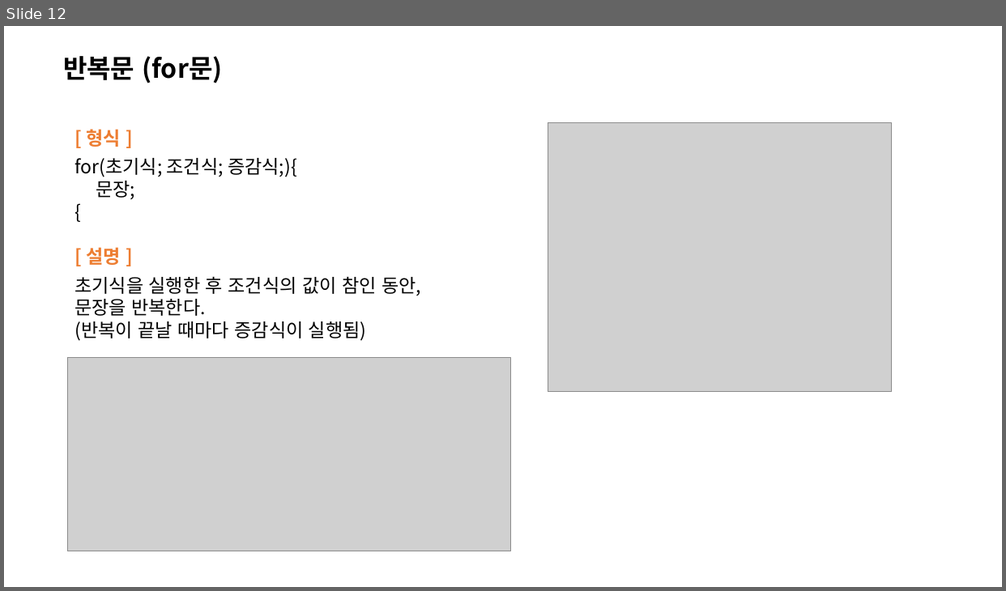
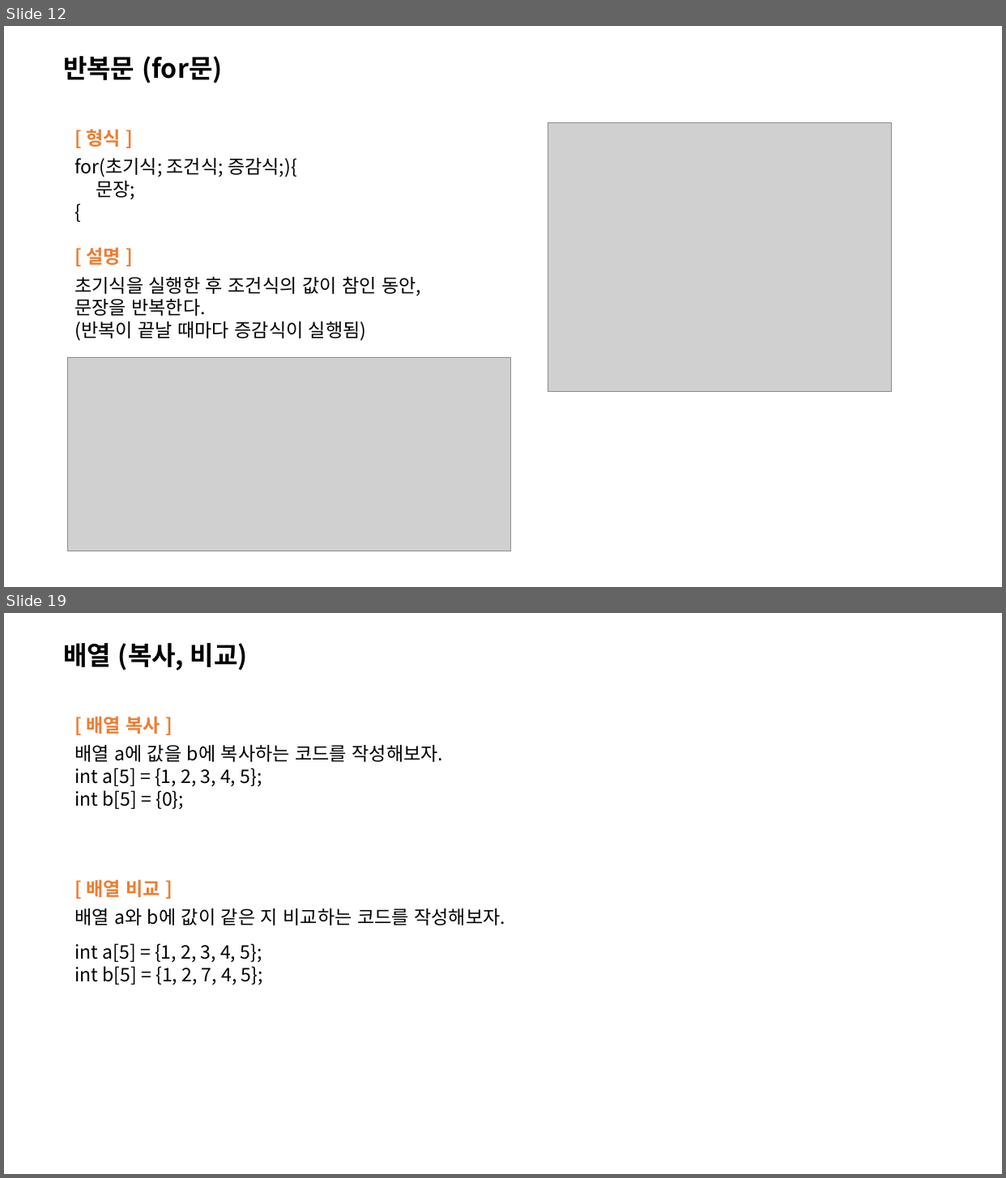
Before and after one commit to HyunKyu-Song/etc, a slide deck: C언어 기본 문법.pptx. Shown one above the other, each under a label of ours: slide 12 before the commit, slides 12 and 19 after it; the slides between them are not shown. The pictures are 1006x591 and 1006x1178 pixels, drawn with LibreOffice and Linux fonts; fonts in the diff are those of the drawing; grey boxes stand for pictures. Boxes give left, top, right and bottom in pixels: in the first picture for what was removed or moved away, otherwise in the second. Text is boxed around its words. In the diff, an @@ line names an element or a change of style, - is before the commit and + after.

```diff
--- a/C언어 기본 문법.pptx
+++ b/C언어 기본 문법.pptx
@@ slide 19 added at (4,613,1002,1174), background #FFFFFF @@
@@ text added at (63,643,248,671), 25 pt, text #000000, bold @@
+배열 (복사, 비교)
@@ text added at (74,716,505,985), 18 pt, text #000000 @@
+[ 배열 복사 ]
+배열 a에 값을 b에 복사하는 코드를 작성해보자.
+int a[5] = {1, 2, 3, 4, 5};
+int b[5] = {0};
+[ 배열 비교 ]
+배열 a와 b에 값이 같은 지 비교하는 코드를 작성해보자.
+int a[5] = {1, 2, 3, 4, 5};
+int b[5] = {1, 2, 7, 4, 5};
```
Also in this commit, not shown: 2 slides changed, 5 other slides added, 3 other files.
